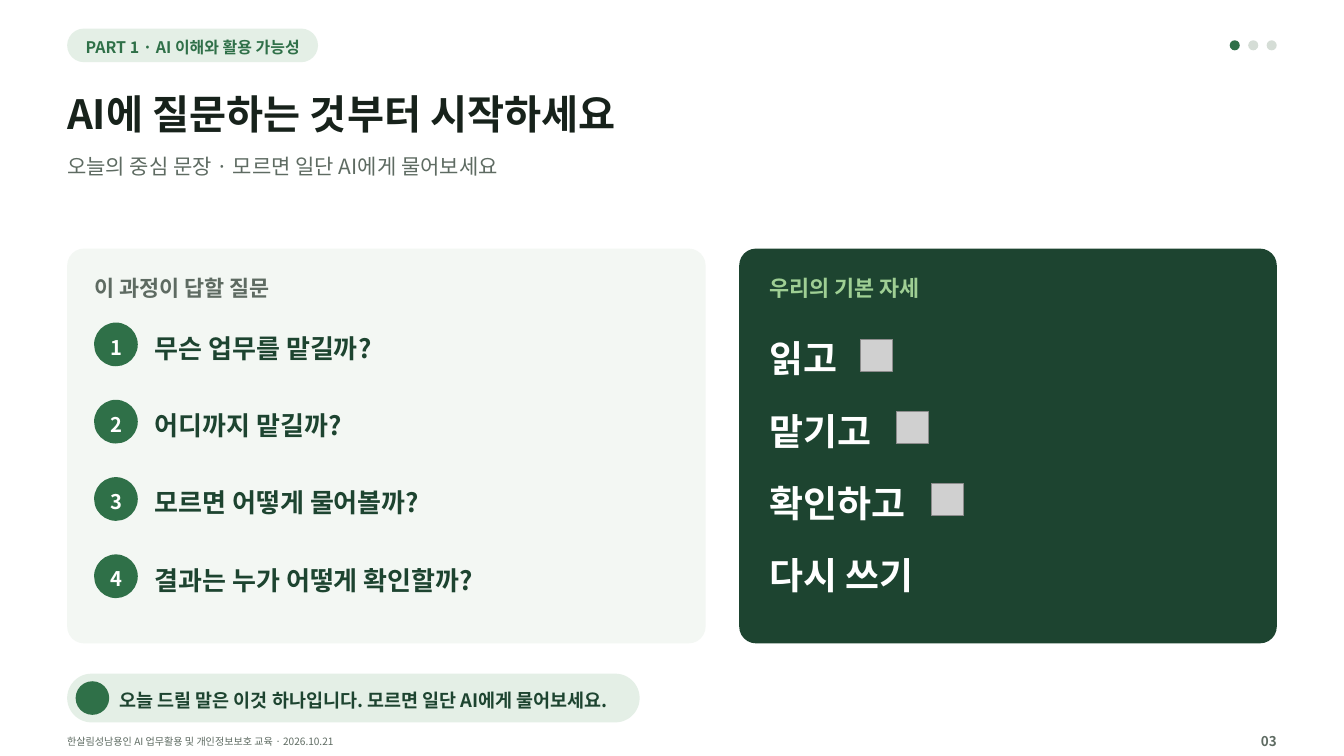
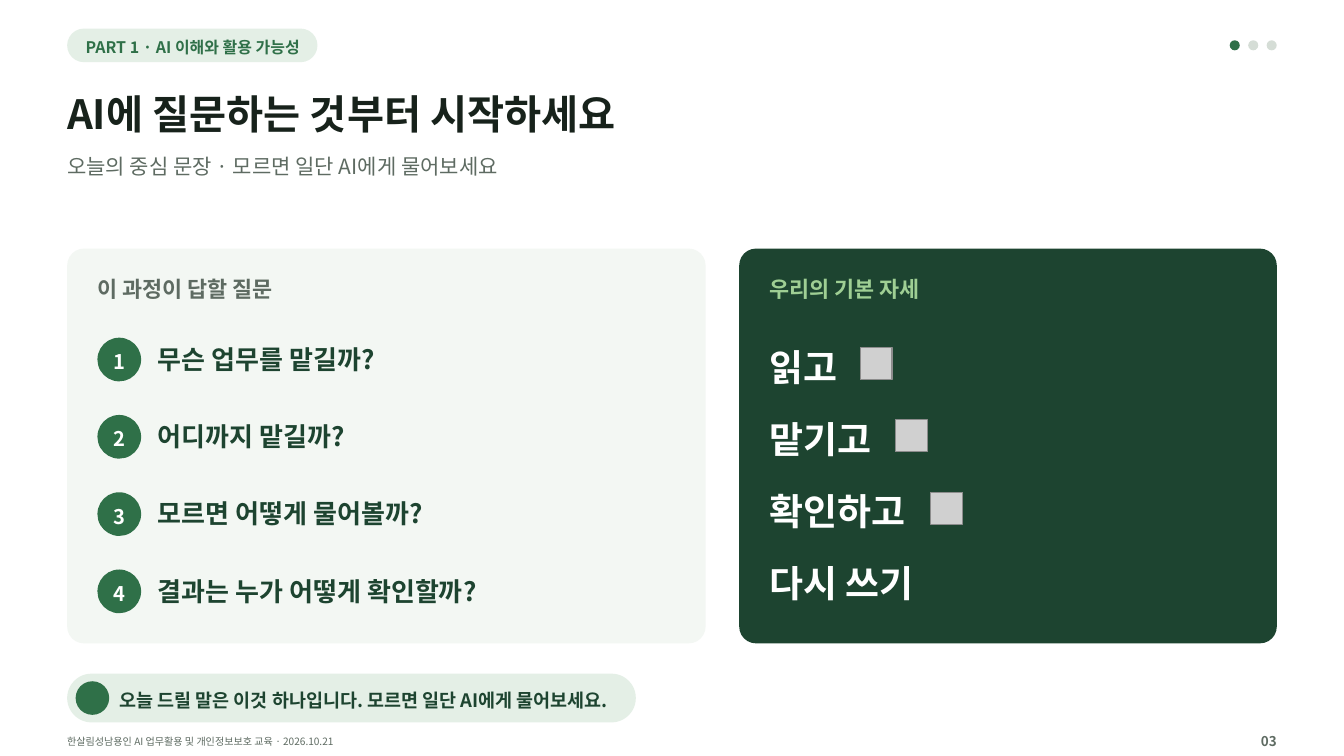
Before and after one commit to kscold/kscold-blog-version-2, a slide deck: slide 3 of apps/web/public/hansalim/files/한살림_AI교육_강의자료.pptx. Drawn at 1344x756 pixels with LibreOffice and Linux fonts; fonts in the diff are those of the drawing; grey boxes stand for pictures; background and template pictures are left out. Boxes give left, top, right and bottom in pixels: in the first picture for what was removed or moved away, otherwise in the second. Text is boxed around its words. In the diff, an @@ line names an element or a change of style, - is before the commit and + after.

Commit message:
fix(frontend): 한살림 자료를 번호 원·질문 줄 정렬을 고친 최신 자료로 갱신함

```diff
--- a/apps/web/public/hansalim/files/한살림_AI교육_강의자료.pptx
+++ b/apps/web/public/hansalim/files/한살림_AI교육_강의자료.pptx
@@ text "이 과정이 답할 질문": place and size @@
-text "이 과정이 답할 질문" at [94,277,269,298]
+text "이 과정이 답할 질문" at [97,278,273,299]
@@ 4 texts: place and size @@
-4 texts at [155,336,473,593]
+4 texts at [158,347,476,604]
@@ 4 texts, 3 pictures: place and size @@
-4 texts, 3 pictures at [769,340,964,593]
+4 texts, 3 pictures at [769,348,963,601]
@@ 4 texts, 4 rounded rectangles: place and size @@
-4 texts, 4 rounded rectangles at [94,323,137,598]
+4 texts, 4 rounded rectangles at [98,338,141,613]
@@ rounded rectangle: place and size @@
-rounded rectangle at [68,674,640,722]
+rounded rectangle at [68,674,636,722]
```
Also in this commit, not shown: 138 other slides changed, 3 other files.
